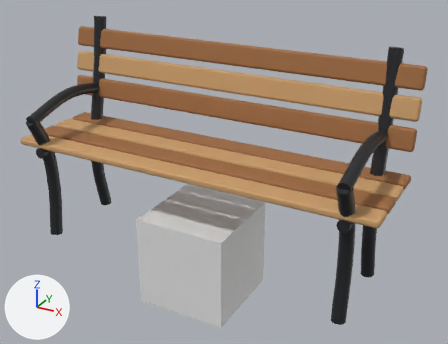
What one commit did to the FBX model art/export/fbx/Bench.fbx.
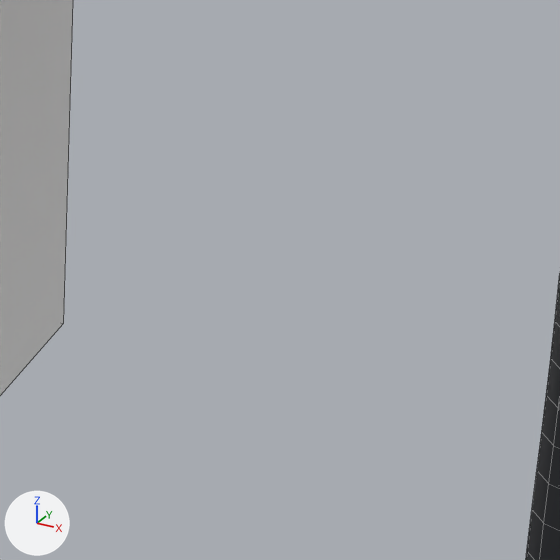
The first picture shows the older version from a 50 mm lens placed at (3.03, -5.04, 3.53), pointed at (0.26, -0.01, 1.01). The close-ups show the older and then the newer version on the part from 57% to 75% of the width and 68% to 92% of the height of that picture. Only the edits that show in the close-ups are written down. Lighting does not change. The marker at lower left points along +X, +Y and +Z. The close-ups show mesh edges as thin lines. Where no turn or scale is listed for an object, it has been applied to the vertices.

In view in the first close-up: 'Body__Black.050', 'Origin__Pivot.091'.
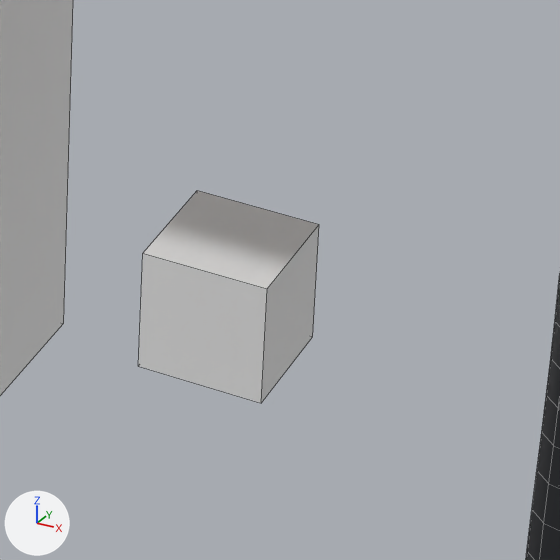
The change, as a diff of the scene's bpy script:
```diff
--- a/art/export/fbx/Bench.fbx.py
+++ b/art/export/fbx/Bench.fbx.py
@@ me_origin__axisx @@
+me_origin__axisx.from_pydata(...)  # a box spanning x -0.1..0.1, y -0.1..0.1, z -0.1..0.1
@@ ob_origin__axisx @@
+ob_origin__axisx = bpy.data.objects.new('Origin__AxisX', me_origin__axisx)
+ob_origin__axisx.location = (1.0, 0.0, 0.0)
```

Changed parts and their boxes (x1, y1, x2, y2) in the close-ups (560 x 560 px):
'Origin__AxisX', added: after (139, 190, 319, 403)
